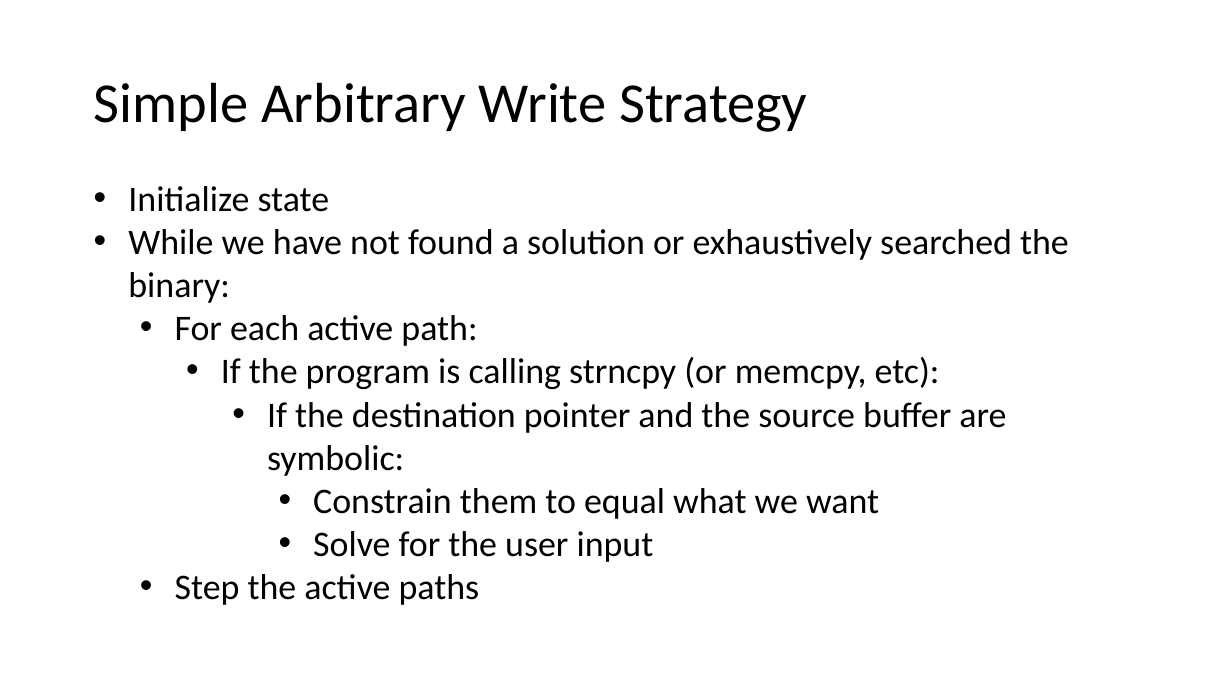
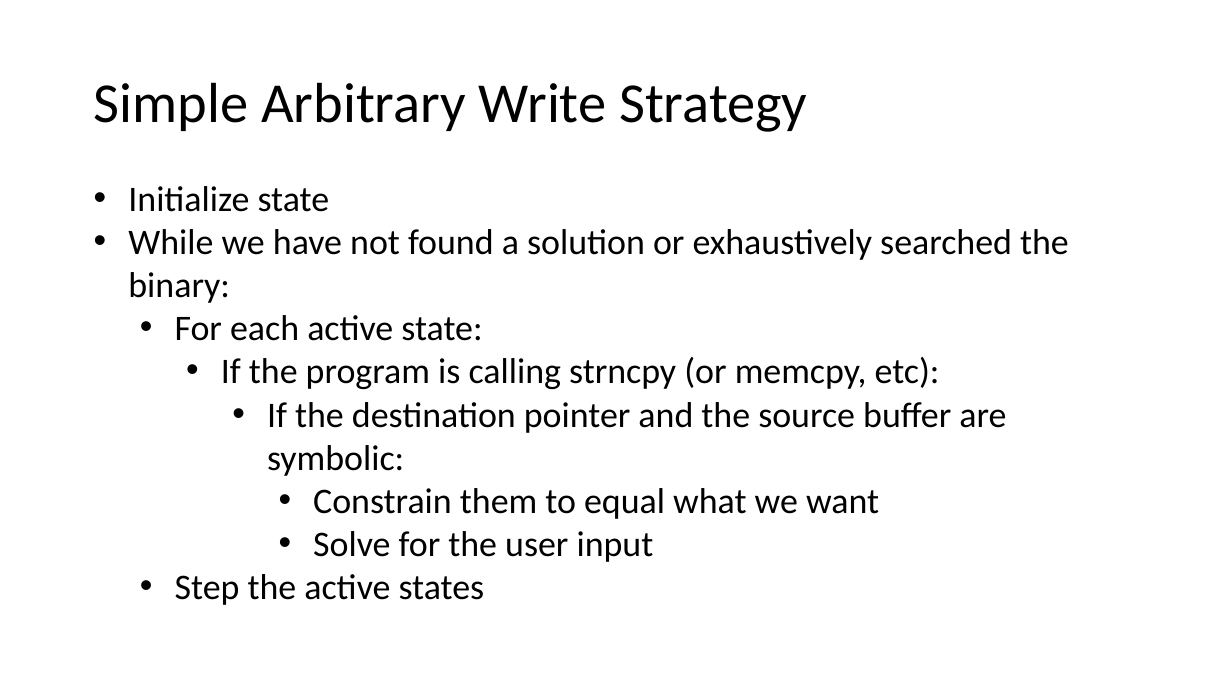
Before and after one commit to jakespringer/angr_ctf, a slide deck: slide 98 of SymbolicExecution.pptx (slide 100 before the commit). Drawn at 1232x693 pixels with LibreOffice and Linux fonts; fonts in the diff are those of the drawing. Boxes give left, top, right and bottom in pixels: in the first picture for what was removed or moved away, otherwise in the second. Text is boxed around its words. In the diff, an @@ line names an element or a change of style, - is before the commit and + after.

```diff
--- a/SymbolicExecution.pptx
+++ b/SymbolicExecution.pptx
@@ text at box(175, 315, 482, 341): text changed @@
-  • For each active path:
+  • For each active state:
@@ text at box(175, 574, 485, 605): text changed @@
-  • Step the active paths
+  • Step the active states
```
Also in this commit, not shown: 24 other slides changed, 2 slides removed.
